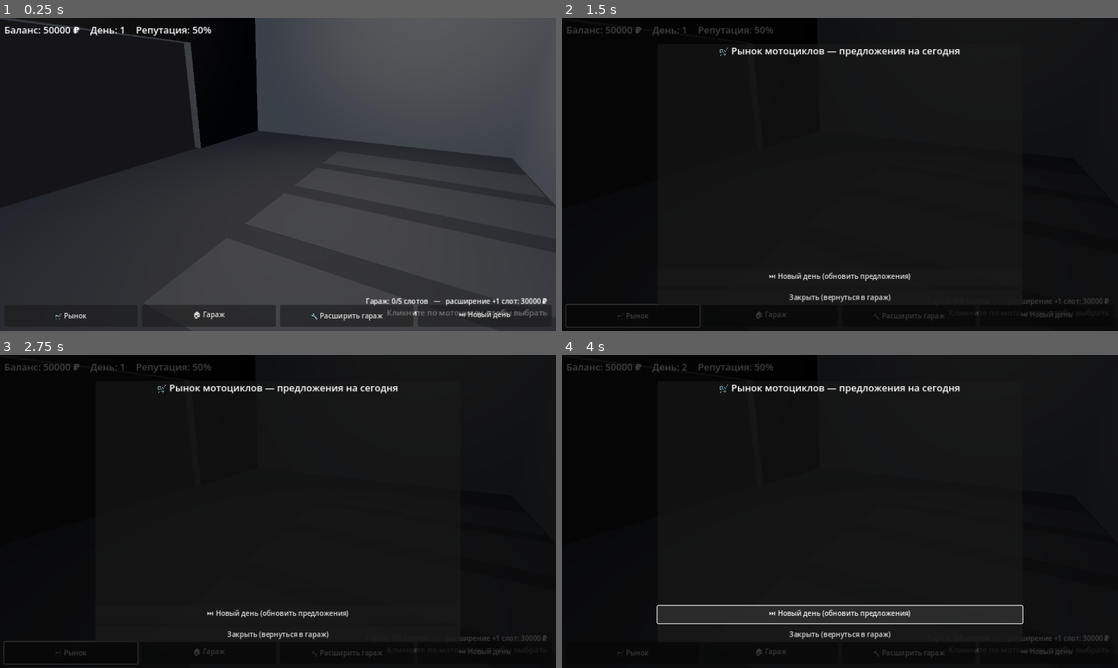
Above: before the commit, frames 1-4 (two rows, left to right).
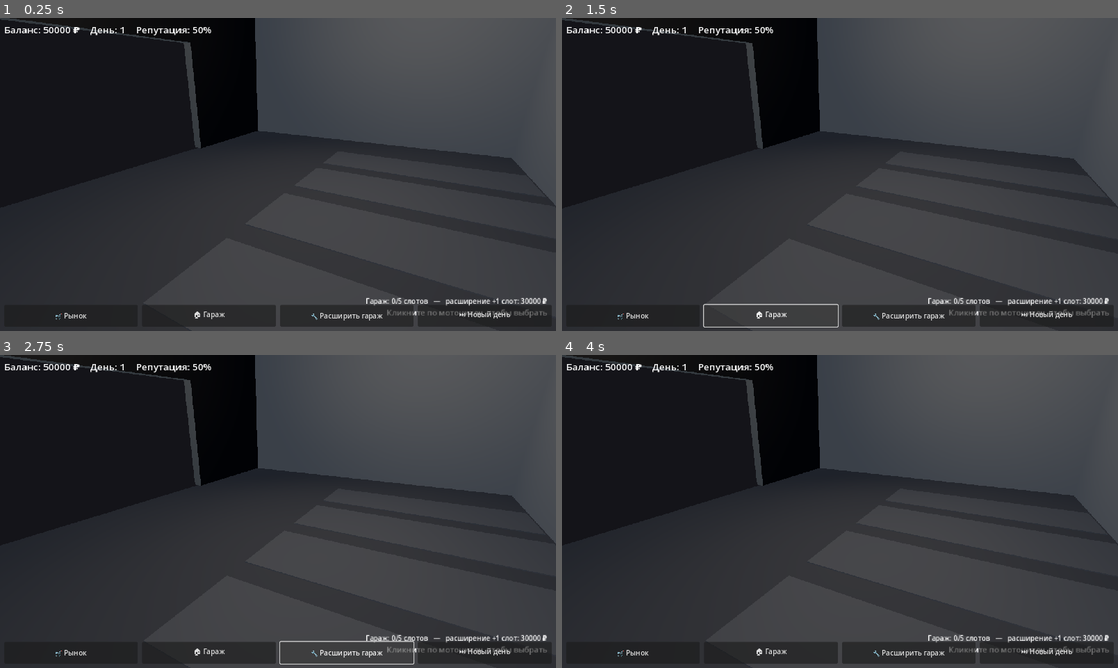
Above: after the commit, the same moments.

Repository: mimistr036-coder/game
Game: Godot game, scene res://scenes/main.tscn
Two runs of this game, one before a commit and one after it. Both use one fixed random seed, a clock stepped at 60 frames per second and the inputs below.
Inputs (mouse positions are in pixels of both pictures, inside the frame that each line leads up to):
- Up to frame 1 (0.25 s): no input
- Up to frame 2 (1.5 s): click "🛒 Рынок" at 0.5 s; click "🏠 Гараж" at 1.25 s
- Up to frame 3 (2.75 s): click "🔧 Расширить гараж" at 2 s
- Up to frame 4 (4 s): click "⏭ Новый день" at 2.75 s; click (840, 614) at 3.5 s, where only the run before the commit has a clickable "⏭ Новый день (обновить предло…"

The runs differ from the first frame. In frame 1, 0.5% of the frame differs, in the area x 0-99%, y 0-97%; in frame 2, 78%; in frame 3, 78%, in the area x 0-100%, y 0-100%; in frame 4, 76%.
Error before the commit: Invalid call. Nonexistent function 'raise' in base 'Control (market_ui.gd)'. (res://scripts/main.gd:104)
Error after the commit: Parse Error: Cannot find member "CANVAS_TEXTURE_FILTER_LINEAR" in base "RenderingServer". (res://scripts/main.gd:44)

Commit message:
fix: .raise() заменён на _bring_to_front (совамистимо с 4.0), сглаживание Linear вместо Nearest — убирает пиксели
Co-authored-by: arena-agent <297053741+arena-agent@users.noreply.github.com>

Diff:
--- a/project.godot
+++ b/project.godot
@@ -31,4 +31,4 @@
 anti_aliasing/quality/msaa_3d=2
 lights_and_shadows/directional_shadow/size=2048
 lights_and_shadows/positional_shadow/size=1024
-textures/canvas_textures/default_texture_filter=1
+textures/canvas_textures/default_texture_filter=0
--- a/scripts/main.gd
+++ b/scripts/main.gd
@@ -31,17 +31,17 @@
 	garage_btn.pressed.connect(show_garage)
 	expand_garage_btn.pressed.connect(_on_expand)
 	next_day_btn.pressed.connect(_on_next_day)
-	# Подключаем кнопку закрытия рынка только после того, как узел точно существует
 	var close_btn_path: NodePath = "MarketPanel/MarketDialog/MarketVBox/CloseBtn"
 	if has_node(close_btn_path):
 		get_node(close_btn_path).pressed.connect(show_garage)
-	# Отложенно подключаем сигналы market_changed, чтобы UI успел инициализироваться
 	call_deferred("_connect_market_signals")
 	_on_money_changed(GameManager.money)
 	_on_day_changed(GameManager.day)
 	_on_rep_changed(GameManager.reputation)
 	call_deferred("_update_viewport_size")
 	get_tree().root.size_changed.connect(_update_viewport_size)
+	# Выставляем нормальное сглаживание для текстур (чтобы не было пиксельно)
+	RenderingServer.set_default_canvas_texture_filter(RenderingServer.CANVAS_TEXTURE_FILTER_LINEAR)
 	await get_tree().process_frame
 	show_garage()
 
@@ -55,10 +55,21 @@
 
 
 func _on_next_day() -> void:
-	# Перед перемоткой дня сбрасываем любое открытое меню (защита от вылета)
 	_hide_all()
 	garage_viewport.visible = true
 	GameManager.next_day()
+
+
+func _bring_to_front(panel: Control) -> void:
+	# Аналог .raise() (появился в 4.2) для совместимости с 4.0:
+	# перевешиваем панель последним ребёнком — она рисуется поверх всех.
+	if not is_instance_valid(panel):
+		return
+	var parent: Node = panel.get_parent()
+	if parent == null:
+		return
+	parent.remove_child(panel)
+	parent.add_child(panel)
 
 
 func _update_viewport_size() -> void:
@@ -70,6 +81,8 @@
 	if s.y < 240:
 		s.y = 240
 	viewport.size = s
+	# Гарантируем линейную фильтрацию в SubViewport (чтобы графика не пикселилась)
+	viewport.texture_filter = CanvasItem.TEXTURE_FILTER_LINEAR
 
 
 func _on_money_changed(v: int) -> void:
@@ -100,8 +113,7 @@
 	_hide_all()
 	garage_viewport.visible = true
 	market_panel.visible = true
-	if is_instance_valid(market_panel):
-		market_panel.raise()
+	_bring_to_front(market_panel)
 	if market_script and market_script.has_method("refresh"):
 		market_script.call_deferred("refresh")
 
@@ -115,7 +127,7 @@
 	_hide_all()
 	garage_viewport.visible = true
 	workshop_panel.visible = true
-	workshop_panel.raise()
+	_bring_to_front(workshop_panel)
 	if workshop_script and workshop_script.has_method("show_for"):
 		workshop_script.show_for(bike_index)
 
@@ -124,7 +136,7 @@
 	_hide_all()
 	garage_viewport.visible = true
 	sell_panel.visible = true
-	sell_panel.raise()
+	_bring_to_front(sell_panel)
 	if sell_script and sell_script.has_method("show_for"):
 		sell_script.show_for(bike_index)
 
